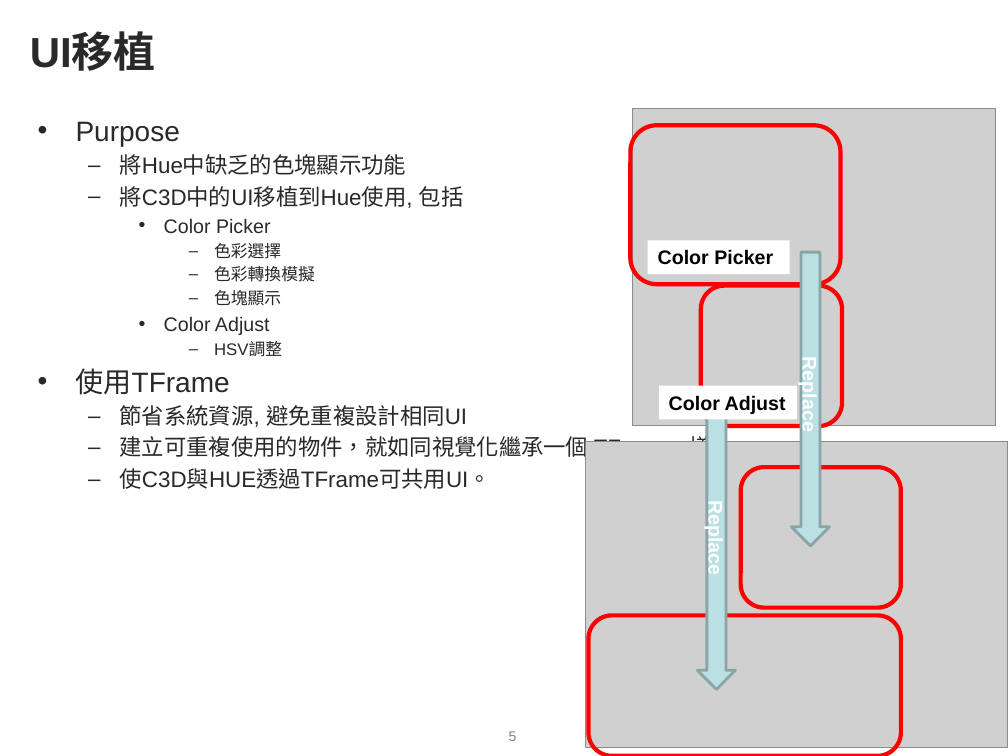
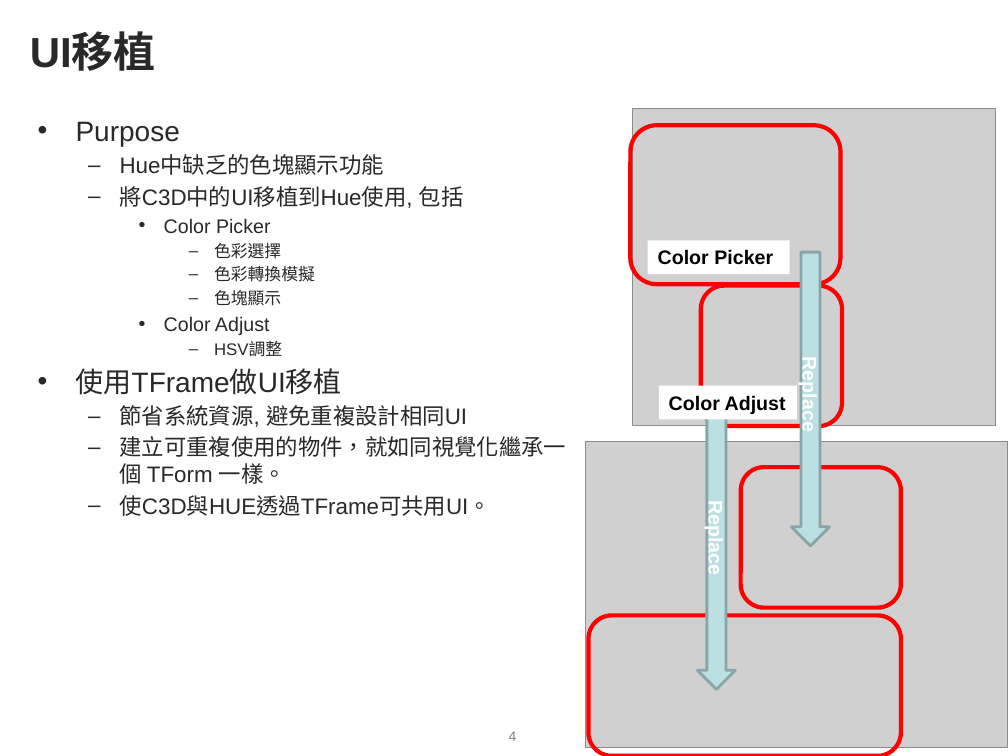
Before and after one commit to sky4s/mygoodjob, a slide deck: slide 4 of my doc/files/ppt/2010-09-30_WeeklyReport.pptx (slide 5 before the commit). Drawn at 1008x756 pixels with LibreOffice and Linux fonts; fonts in the diff are those of the drawing; grey boxes stand for pictures; background and template pictures are left out. Boxes give left, top, right and bottom in pixels: in the first picture for what was removed or moved away, otherwise in the second. Text is boxed around its words. In the diff, an @@ line names an element or a change of style, - is before the commit and + after.

```diff
--- a/my doc/files/ppt/2010-09-30_WeeklyReport.pptx
+++ b/my doc/files/ppt/2010-09-30_WeeklyReport.pptx
@@ text at (120,155,384,175): text changed @@
-  – 將Hue中缺乏的色塊顯示功能
+  – Hue中缺乏的色塊顯示功能
@@ text at (76,368,342,395): text changed @@
-• 使用TFrame
+• 使用TFrame做UI移植
@@ page number at (509,731,517,741): text changed @@
-5
+4
```
Also in this commit, not shown: 2 other slides changed, 1 slide removed.
